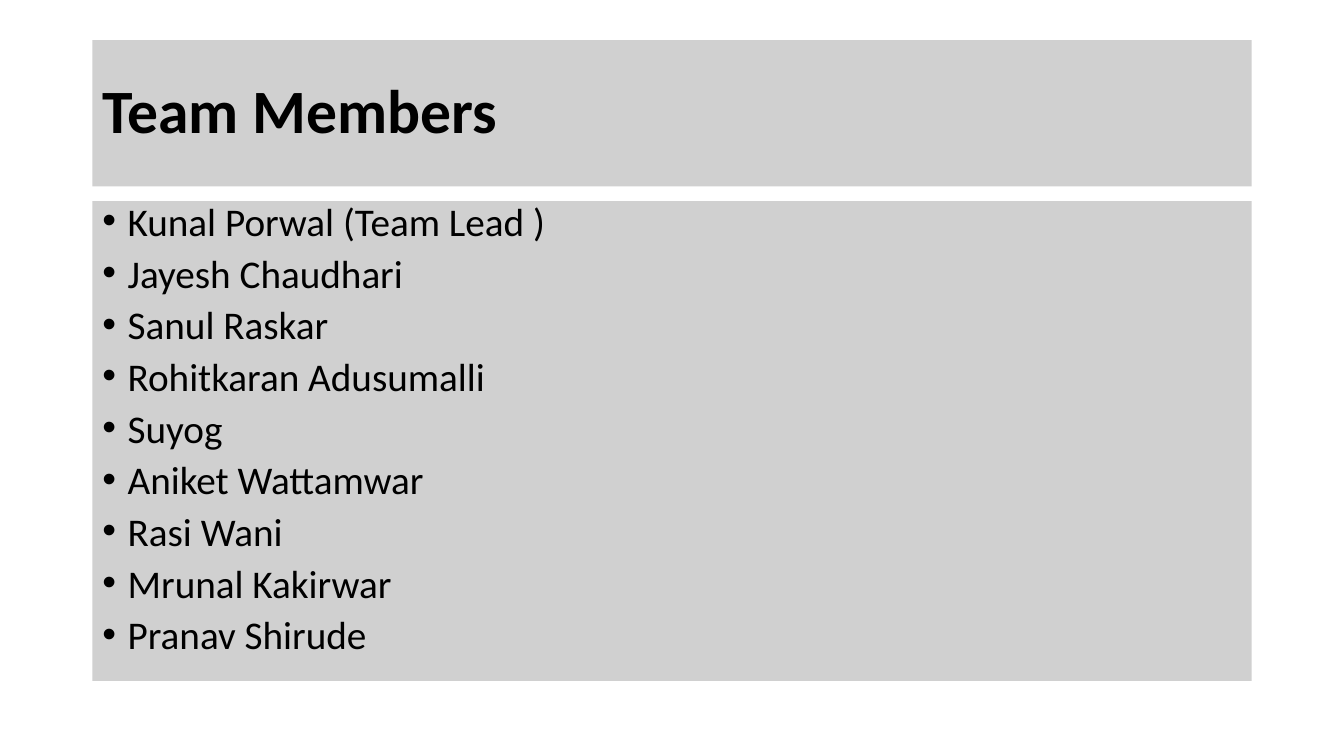
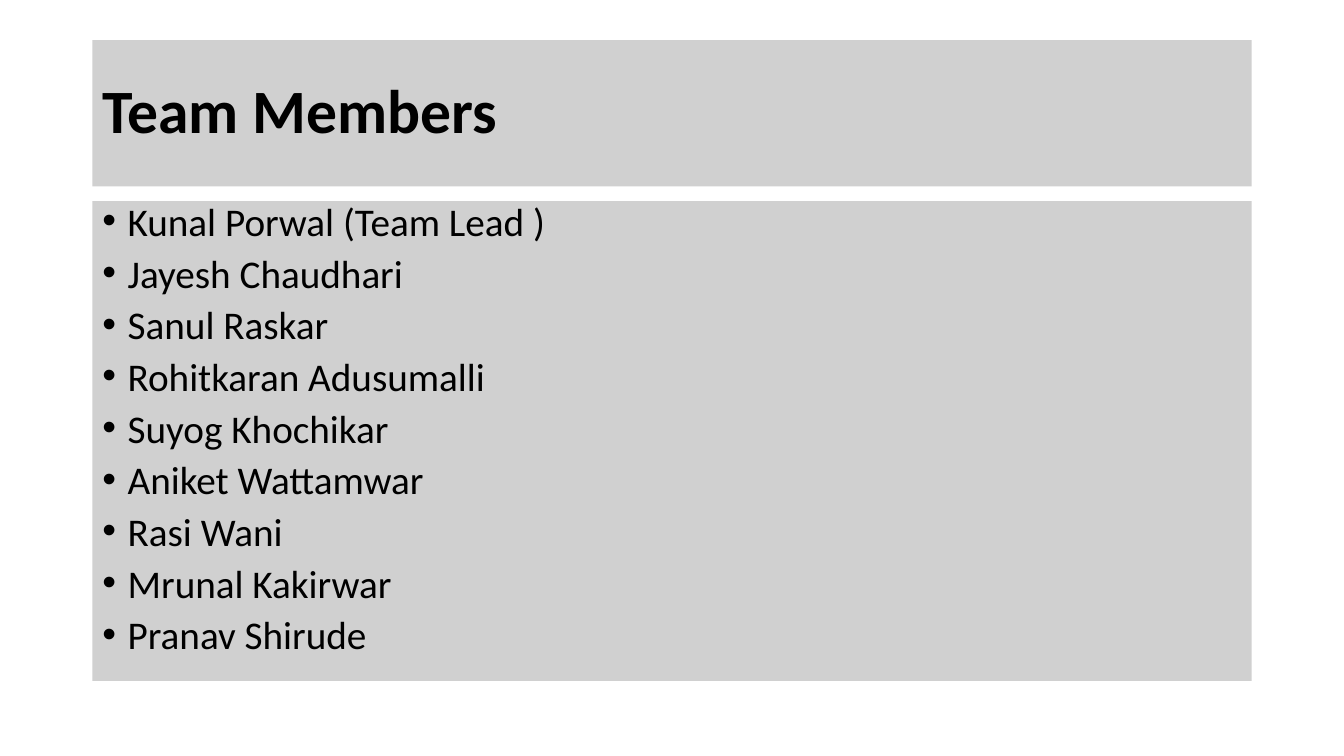
Before and after one commit to Sanul-Raskar/online-auction, a slide deck: slide 2 of documents/Codefury_2020.pptx. Drawn at 1344x756 pixels with LibreOffice and Linux fonts; fonts in the diff are those of the drawing; grey boxes stand for pictures; background and template pictures are left out. Boxes give left, top, right and bottom in pixels: in the first picture for what was removed or moved away, otherwise in the second. Text is boxed around its words. In the diff, an @@ line names an element or a change of style, - is before the commit and + after.

```diff
--- a/documents/Codefury_2020.pptx
+++ b/documents/Codefury_2020.pptx
@@ text in picture at [128,415,388,450]: text changed @@
-• Suyog
+• Suyog Khochikar
```
Also in this commit, not shown: 2 other slides changed.
